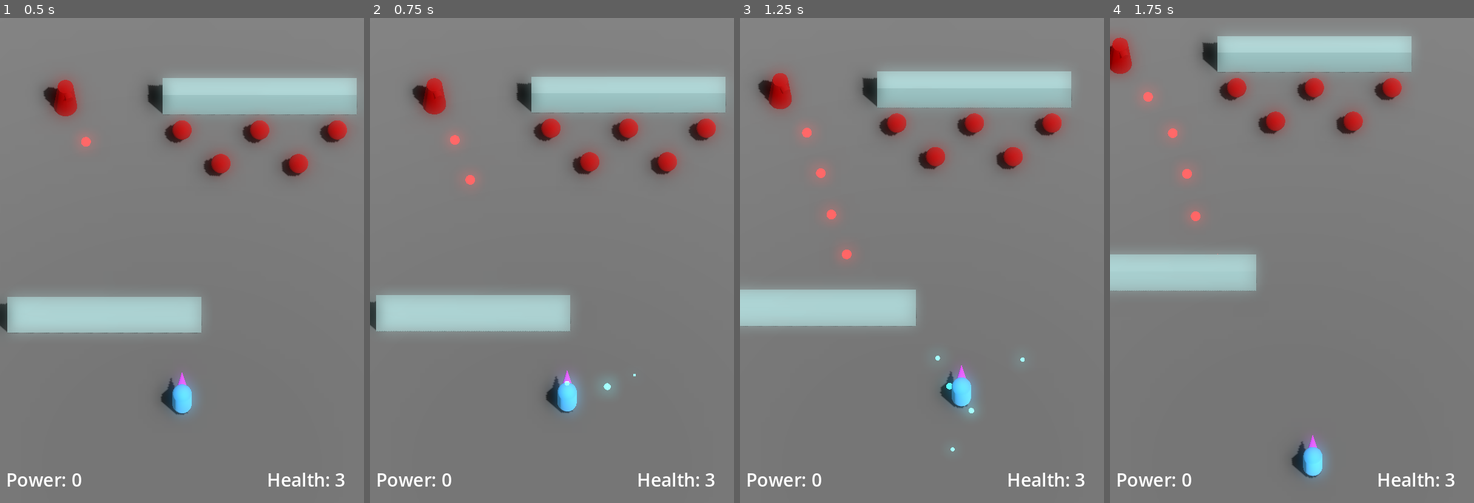
Above: before the commit, frames 1-4 (left to right).
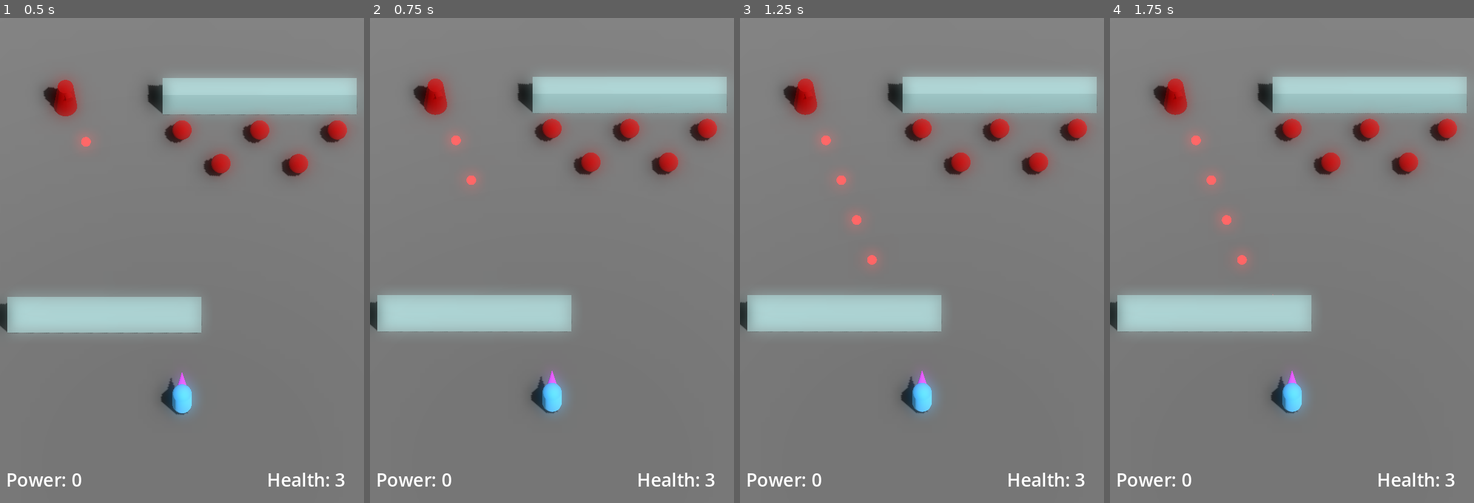
Above: after the commit, the same moments.

Repository: JackEvans24/bullet-absorb
Game: Godot game, scene res://scenes/main.tscn
Two runs of this game, one before a commit and one after it. Both use one fixed random seed, a clock stepped at 60 frames per second and the inputs below.
Inputs:
- Up to frame 1 (0.5 s): no input
- Up to frame 2 (0.75 s): hold Right (move_right, bound only before the commit) from 0.53 s (still down); hold K (absorb, bound only before the commit) from 0.53 s (still down)
- Up to frame 3 (1.25 s): keep holding Right (move_right, bound only before the commit); keep holding K (absorb, bound only before the commit)
- Up to frame 4 (1.75 s): release Right (move_right, bound only before the commit) at 1.28 s; release K (absorb, bound only before the commit) at 1.28 s; hold Down (move_back, bound only before the commit) from 1.28 s (still down); tap J (fire, bound only before the commit) at 1.35 s

Frame 1 is identical in both runs. In frame 2, 1.5% of the frame differs, in the area x 0-98%, y 12-82%; in frame 3, 9.6%; in frame 4, 20%, in the area x 0-98%, y 3-95%.

Commit message:
refactor: remove keyboard controls, add dash input

Diff:
--- a/project.godot
+++ b/project.godot
@@ -24,33 +24,25 @@
 
 move_forward={
 "deadzone": 0.5,
-"events": [Object(InputEventKey,"resource_local_to_scene":false,"resource_name":"","device":-1,"window_id":0,"alt_pressed":false,"shift_pressed":false,"ctrl_pressed":false,"meta_pressed":false,"pressed":false,"keycode":0,"physical_keycode":4194320,"key_label":0,"unicode":0,"echo":false,"script":null)
-, Object(InputEventKey,"resource_local_to_scene":false,"resource_name":"","device":-1,"window_id":0,"alt_pressed":false,"shift_pressed":false,"ctrl_pressed":false,"meta_pressed":false,"pressed":false,"keycode":0,"physical_keycode":87,"key_label":0,"unicode":119,"echo":false,"script":null)
-, Object(InputEventJoypadMotion,"resource_local_to_scene":false,"resource_name":"","device":-1,"axis":1,"axis_value":-1.0,"script":null)
+"events": [Object(InputEventJoypadMotion,"resource_local_to_scene":false,"resource_name":"","device":-1,"axis":1,"axis_value":-1.0,"script":null)
 , Object(InputEventJoypadButton,"resource_local_to_scene":false,"resource_name":"","device":-1,"button_index":11,"pressure":0.0,"pressed":true,"script":null)
 ]
 }
 move_back={
 "deadzone": 0.5,
-"events": [Object(InputEventKey,"resource_local_to_scene":false,"resource_name":"","device":-1,"window_id":0,"alt_pressed":false,"shift_pressed":false,"ctrl_pressed":false,"meta_pressed":false,"pressed":false,"keycode":0,"physical_keycode":4194322,"key_label":0,"unicode":0,"echo":false,"script":null)
-, Object(InputEventKey,"resource_local_to_scene":false,"resource_name":"","device":-1,"window_id":0,"alt_pressed":false,"shift_pressed":false,"ctrl_pressed":false,"meta_pressed":false,"pressed":false,"keycode":0,"physical_keycode":83,"key_label":0,"unicode":115,"echo":false,"script":null)
-, Object(InputEventJoypadMotion,"resource_local_to_scene":false,"resource_name":"","device":-1,"axis":1,"axis_value":1.0,"script":null)
+"events": [Object(InputEventJoypadMotion,"resource_local_to_scene":false,"resource_name":"","device":-1,"axis":1,"axis_value":1.0,"script":null)
 , Object(InputEventJoypadButton,"resource_local_to_scene":false,"resource_name":"","device":-1,"button_index":12,"pressure":0.0,"pressed":true,"script":null)
 ]
 }
 move_left={
 "deadzone": 0.5,
-"events": [Object(InputEventKey,"resource_local_to_scene":false,"resource_name":"","device":-1,"window_id":0,"alt_pressed":false,"shift_pressed":false,"ctrl_pressed":false,"meta_pressed":false,"pressed":false,"keycode":0,"physical_keycode":4194319,"key_label":0,"unicode":0,"echo":false,"script":null)
-, Object(InputEventKey,"resource_local_to_scene":false,"resource_name":"","device":-1,"window_id":0,"alt_pressed":false,"shift_pressed":false,"ctrl_pressed":false,"meta_pressed":false,"pressed":false,"keycode":0,"physical_keycode":65,"key_label":0,"unicode":97,"echo":false,"script":null)
-, Object(InputEventJoypadMotion,"resource_local_to_scene":false,"resource_name":"","device":-1,"axis":0,"axis_value":-1.0,"script":null)
+"events": [Object(InputEventJoypadMotion,"resource_local_to_scene":false,"resource_name":"","device":-1,"axis":0,"axis_value":-1.0,"script":null)
 , Object(InputEventJoypadButton,"resource_local_to_scene":false,"resource_name":"","device":-1,"button_index":13,"pressure":0.0,"pressed":true,"script":null)
 ]
 }
 move_right={
 "deadzone": 0.5,
-"events": [Object(InputEventKey,"resource_local_to_scene":false,"resource_name":"","device":-1,"window_id":0,"alt_pressed":false,"shift_pressed":false,"ctrl_pressed":false,"meta_pressed":false,"pressed":false,"keycode":0,"physical_keycode":4194321,"key_label":0,"unicode":0,"echo":false,"script":null)
-, Object(InputEventKey,"resource_local_to_scene":false,"resource_name":"","device":-1,"window_id":0,"alt_pressed":false,"shift_pressed":false,"ctrl_pressed":false,"meta_pressed":false,"pressed":false,"keycode":0,"physical_keycode":68,"key_label":0,"unicode":100,"echo":false,"script":null)
-, Object(InputEventJoypadMotion,"resource_local_to_scene":false,"resource_name":"","device":-1,"axis":0,"axis_value":1.0,"script":null)
+"events": [Object(InputEventJoypadMotion,"resource_local_to_scene":false,"resource_name":"","device":-1,"axis":0,"axis_value":1.0,"script":null)
 , Object(InputEventJoypadButton,"resource_local_to_scene":false,"resource_name":"","device":-1,"button_index":14,"pressure":0.0,"pressed":true,"script":null)
 ]
 }
@@ -76,18 +68,17 @@
 }
 absorb={
 "deadzone": 0.5,
-"events": [Object(InputEventKey,"resource_local_to_scene":false,"resource_name":"","device":-1,"window_id":0,"alt_pressed":false,"shift_pressed":false,"ctrl_pressed":false,"meta_pressed":false,"pressed":false,"keycode":0,"physical_keycode":75,"key_label":0,"unicode":107,"echo":false,"script":null)
-, Object(InputEventKey,"resource_local_to_scene":false,"resource_name":"","device":-1,"window_id":0,"alt_pressed":false,"shift_pressed":false,"ctrl_pressed":false,"meta_pressed":false,"pressed":false,"keycode":0,"physical_keycode":88,"key_label":0,"unicode":120,"echo":false,"script":null)
-, Object(InputEventJoypadButton,"resource_local_to_scene":false,"resource_name":"","device":-1,"button_index":2,"pressure":0.0,"pressed":true,"script":null)
-, Object(InputEventJoypadButton,"resource_local_to_scene":false,"resource_name":"","device":-1,"button_index":9,"pressure":0.0,"pressed":true,"script":null)
+"events": [Object(InputEventJoypadMotion,"resource_local_to_scene":false,"resource_name":"","device":-1,"axis":5,"axis_value":1.0,"script":null)
 ]
 }
 fire={
 "deadzone": 0.5,
-"events": [Object(InputEventKey,"resource_local_to_scene":false,"resource_name":"","device":-1,"window_id":0,"alt_pressed":false,"shift_pressed":false,"ctrl_pressed":false,"meta_pressed":false,"pressed":false,"keycode":0,"physical_keycode":74,"key_label":0,"unicode":106,"echo":false,"script":null)
-, Object(InputEventKey,"resource_local_to_scene":false,"resource_name":"","device":-1,"window_id":0,"alt_pressed":false,"shift_pressed":false,"ctrl_pressed":false,"meta_pressed":false,"pressed":false,"keycode":0,"physical_keycode":90,"key_label":0,"unicode":122,"echo":false,"script":null)
-, Object(InputEventJoypadButton,"resource_local_to_scene":false,"resource_name":"","device":-1,"button_index":0,"pressure":0.0,"pressed":true,"script":null)
-, Object(InputEventJoypadButton,"resource_local_to_scene":false,"resource_name":"","device":-1,"button_index":10,"pressure":0.0,"pressed":true,"script":null)
+"events": [Object(InputEventJoypadButton,"resource_local_to_scene":false,"resource_name":"","device":-1,"button_index":10,"pressure":0.0,"pressed":true,"script":null)
+]
+}
+dash={
+"deadzone": 0.5,
+"events": [Object(InputEventJoypadButton,"resource_local_to_scene":false,"resource_name":"","device":-1,"button_index":9,"pressure":0.0,"pressed":true,"script":null)
 ]
 }
 restart={
